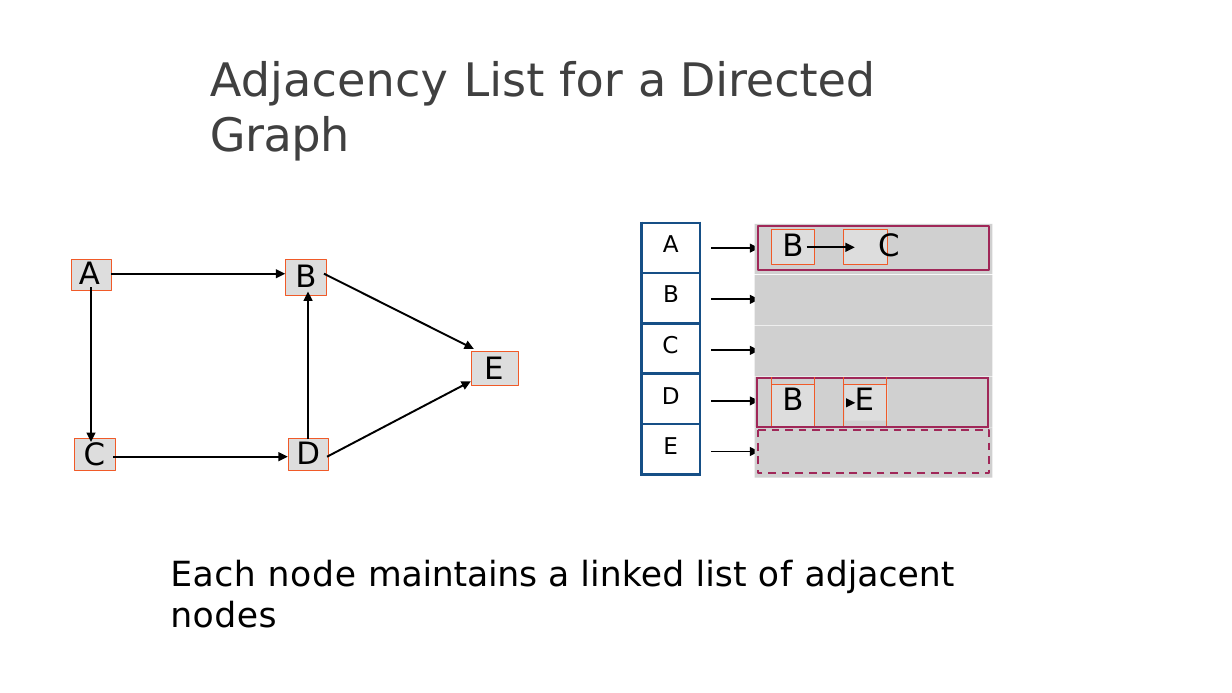
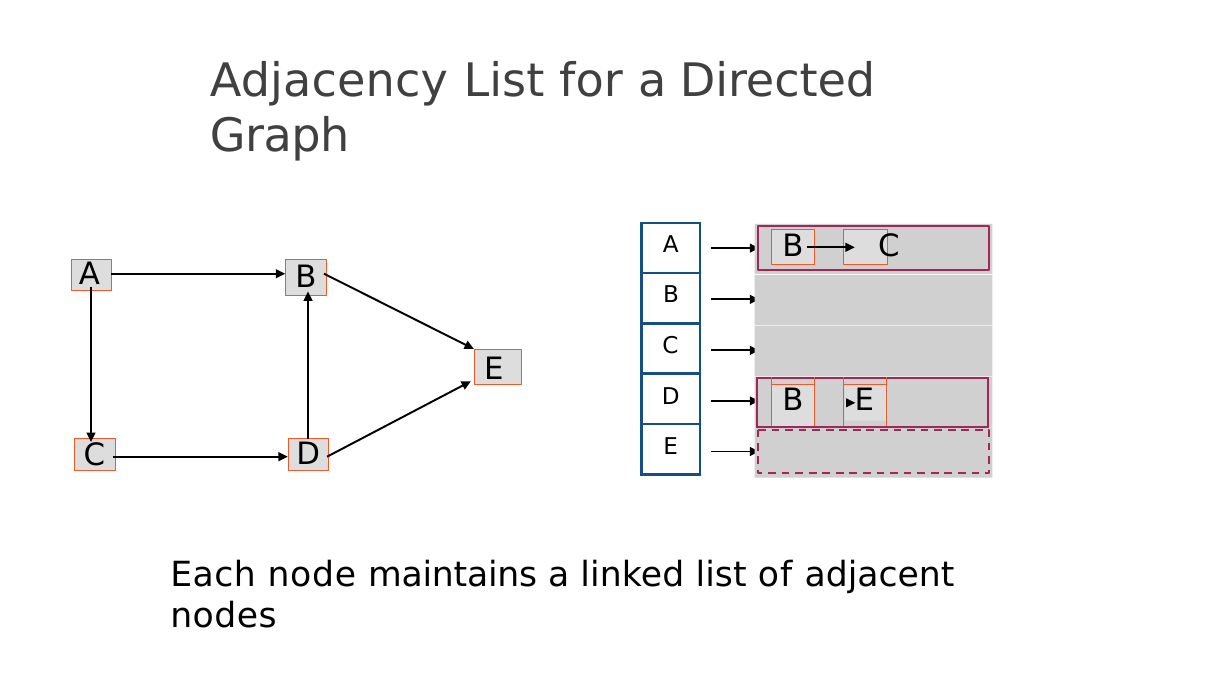
Before and after one commit to svetoslav0/bmi-fmi-2021, a slide deck: slide 40 of Lectures/lecture_4/graph-data-structure/graph-data-structure.pptx. Drawn at 1232x693 pixels with LibreOffice and Linux fonts; fonts in the diff are those of the drawing; grey boxes stand for pictures. Boxes give left, top, right and bottom in pixels: in the first picture for what was removed or moved away, otherwise in the second. Text is boxed around its words. In the diff, an @@ line names an element or a change of style, - is before the commit and + after.

Commit message:
Add lecture 6

```diff
--- a/Lectures/lecture_4/graph-data-structure/graph-data-structure.pptx
+++ b/Lectures/lecture_4/graph-data-structure/graph-data-structure.pptx
@@ freeform shape at (474,349,521,384): outline redrawn @@
@@ freeform shape at (474,349,521,384): outline redrawn @@
```
Also in this commit, not shown: 17 other files.
